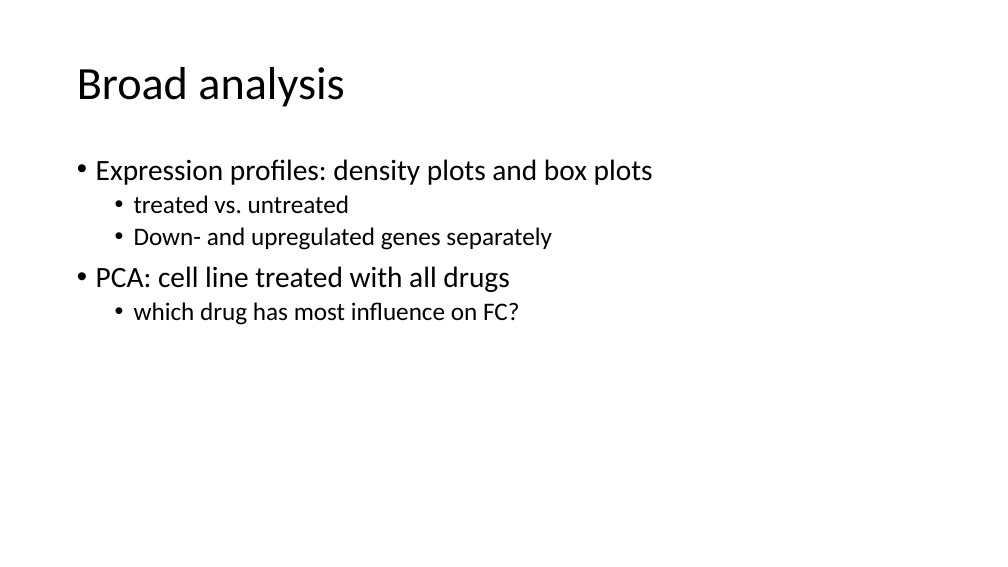
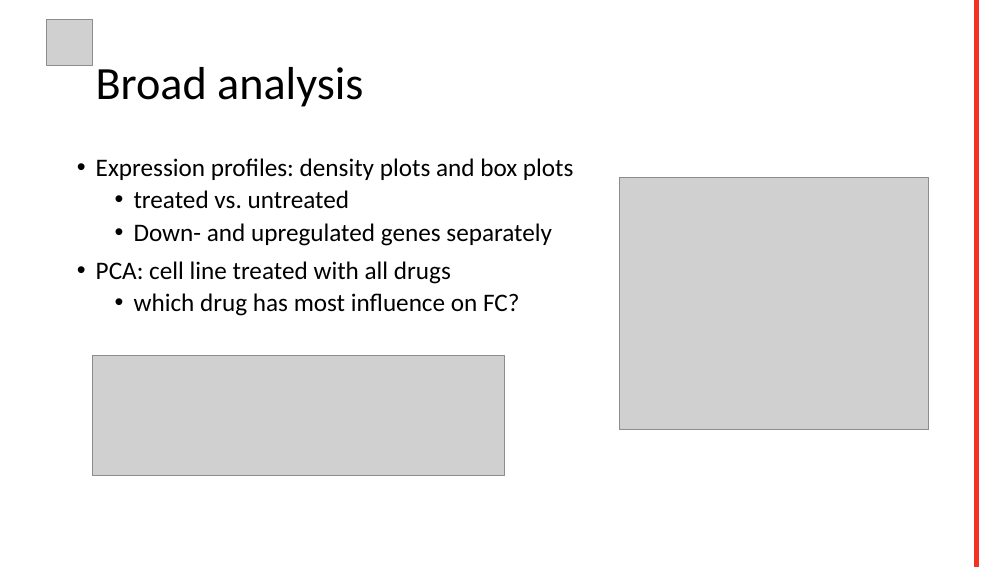
Before and after one commit to datascience-mobi/group-04-project-2-4, a slide deck: slide 3 of Project proposal.pptx. Drawn at 1008x567 pixels with LibreOffice and Linux fonts; fonts in the diff are those of the drawing; grey boxes stand for pictures; background and template pictures are left out. Boxes give left, top, right and bottom in pixels: in the first picture for what was removed or moved away, otherwise in the second. Text is boxed around its words. In the diff, an @@ line names an element or a change of style, - is before the commit and + after.

```diff
--- a/Project proposal.pptx
+++ b/Project proposal.pptx
@@ picture added at (46, 19, 92, 65) @@
@@ rectangle added at (975, 0, 979, 567), fill #F63122, outline #F63122 1 pt @@
@@ title "Broad analysis": place and size @@
-title "Broad analysis" at (77, 67, 344, 107)
+title "Broad analysis" at (96, 67, 363, 107)
@@ text at (96, 158, 574, 284): size 28 to 24 pt in "Expression profiles: density plots and box plots", "PCA: cell line treated with all drugs" @@
@@ picture added at (620, 178, 929, 430) @@
@@ picture added at (92, 355, 504, 476) @@
```
Also in this commit, not shown: 6 other slides changed.
